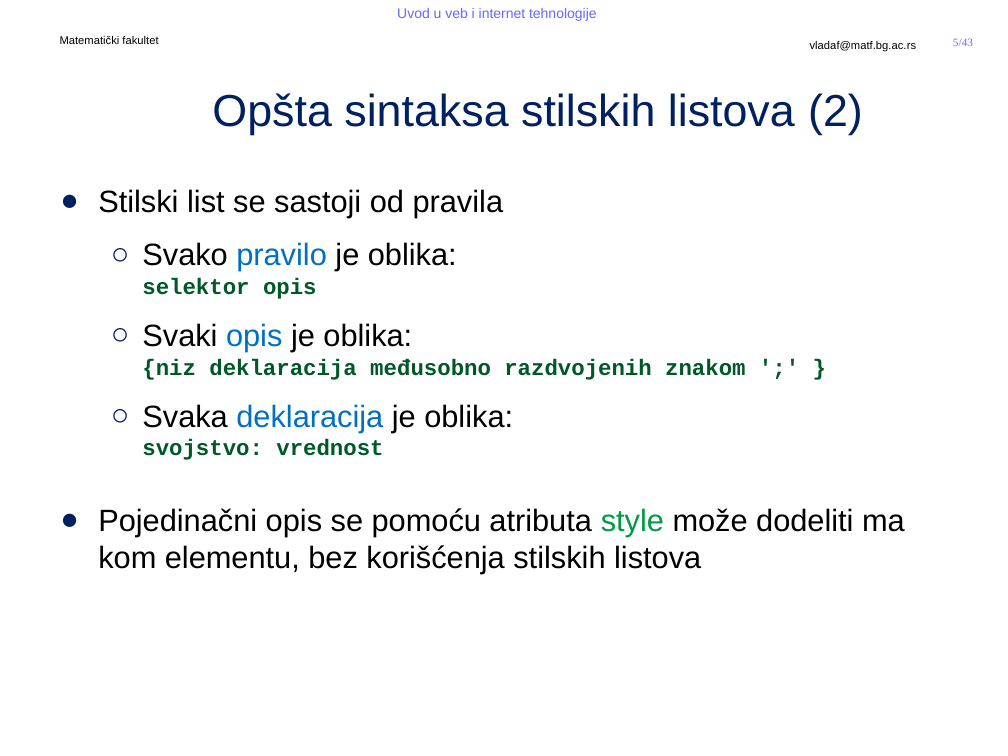
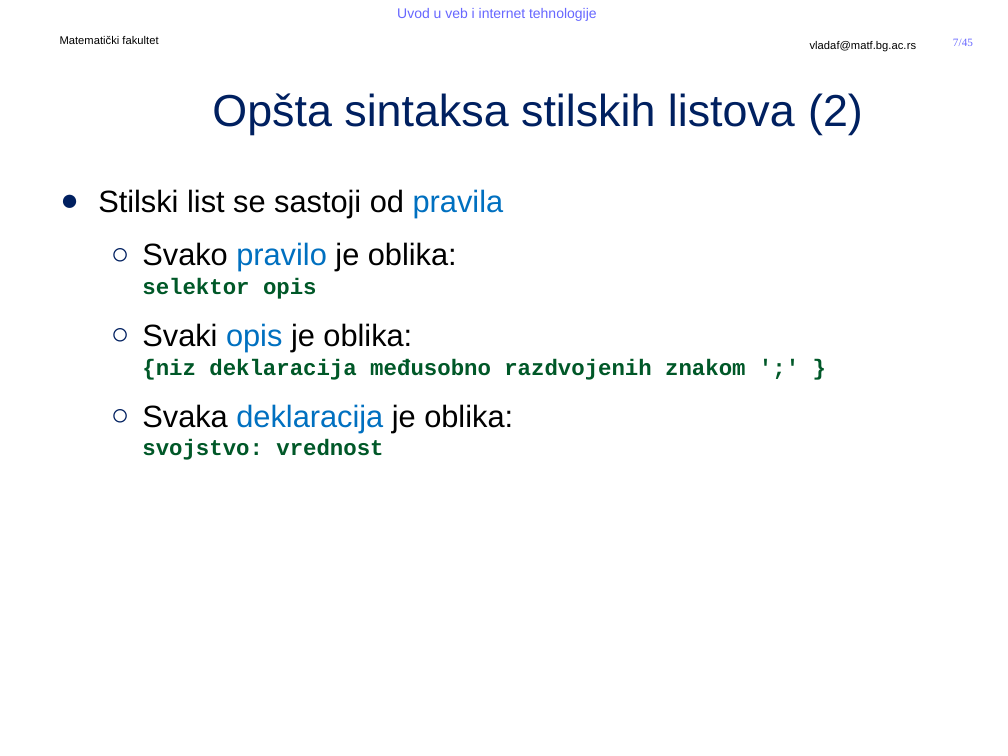
Before and after one commit to MatfUVIT/info, a slide deck: slide 7 of predavanja/prezentacije/UVIT04-01-Stilovi-CSS.pptx (slide 5 before the commit). Drawn at 1008x756 pixels with LibreOffice and Linux fonts; fonts in the diff are those of the drawing; background and template pictures are left out. Boxes give left, top, right and bottom in pixels: in the first picture for what was removed or moved away, otherwise in the second. Text is boxed around its words. In the diff, an @@ line names an element or a change of style, - is before the commit and + after.

```diff
--- a/predavanja/prezentacije/UVIT04-01-Stilovi-CSS.pptx
+++ b/predavanja/prezentacije/UVIT04-01-Stilovi-CSS.pptx
@@ page number at [953,38,973,46]: text changed @@
-5/43
+7/45
@@ text at [98,189,504,217]: text colour #000000 to #0070C0 in "pravila" @@
@@ text at [98,508,905,573]: paragraph removed @@
-● Pojedinačni opis se pomoću atributa style može dodeliti ma kom elementu, bez korišćenja stilskih listova
```
Also in this commit, not shown: 12 other slides changed, 2 slides added, 48 other files.
